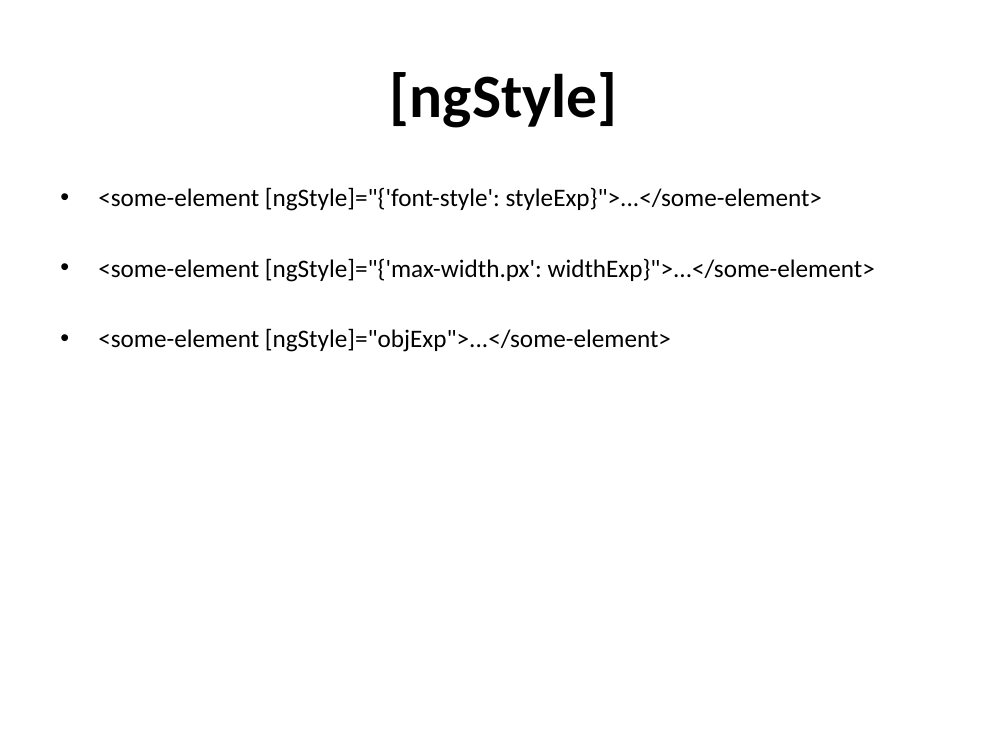
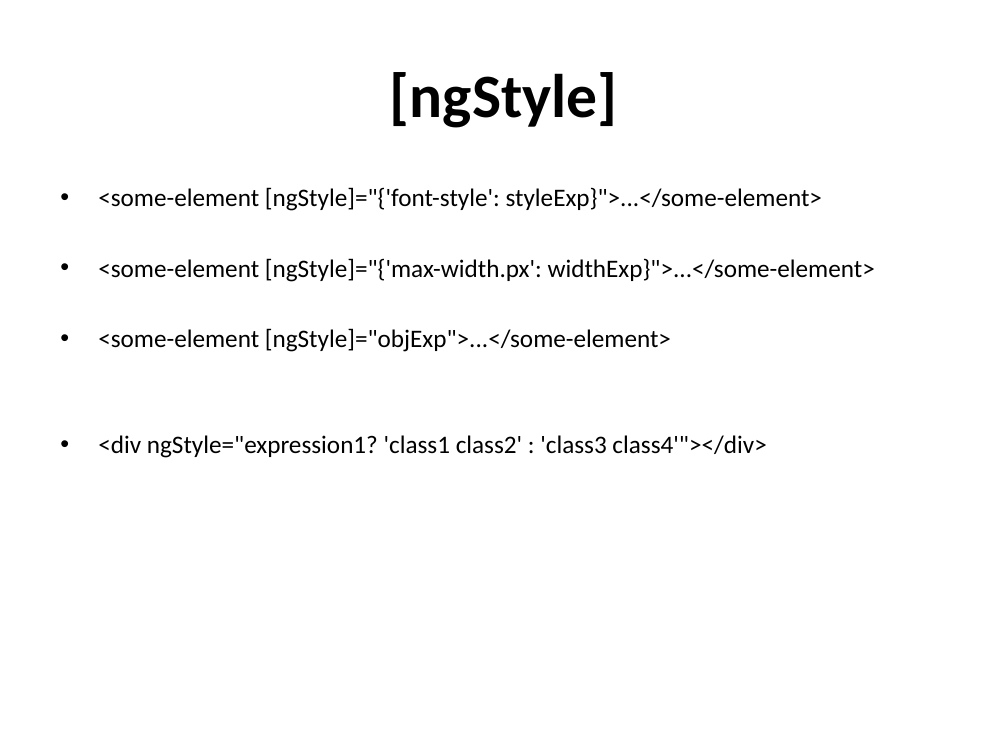
Before and after one commit to TarekSherif/RTCAnglerCourse, a slide deck: slide 7 of 1-PPT/L3 Directives.pptx. Drawn at 1008x756 pixels with LibreOffice and Linux fonts; fonts in the diff are those of the drawing. Boxes give left, top, right and bottom in pixels: in the first picture for what was removed or moved away, otherwise in the second. Text is boxed around its words. In the diff, an @@ line names an element or a change of style, - is before the commit and + after.

```diff
--- a/1-PPT/L3 Directives.pptx
+++ b/1-PPT/L3 Directives.pptx
@@ text at (98,435,766,458): paragraph added @@
+• <div ngStyle="expression1? 'class1 class2' : 'class3 class4'"></div>
```
Also in this commit, not shown: 1 other slide changed, 11 other files.
